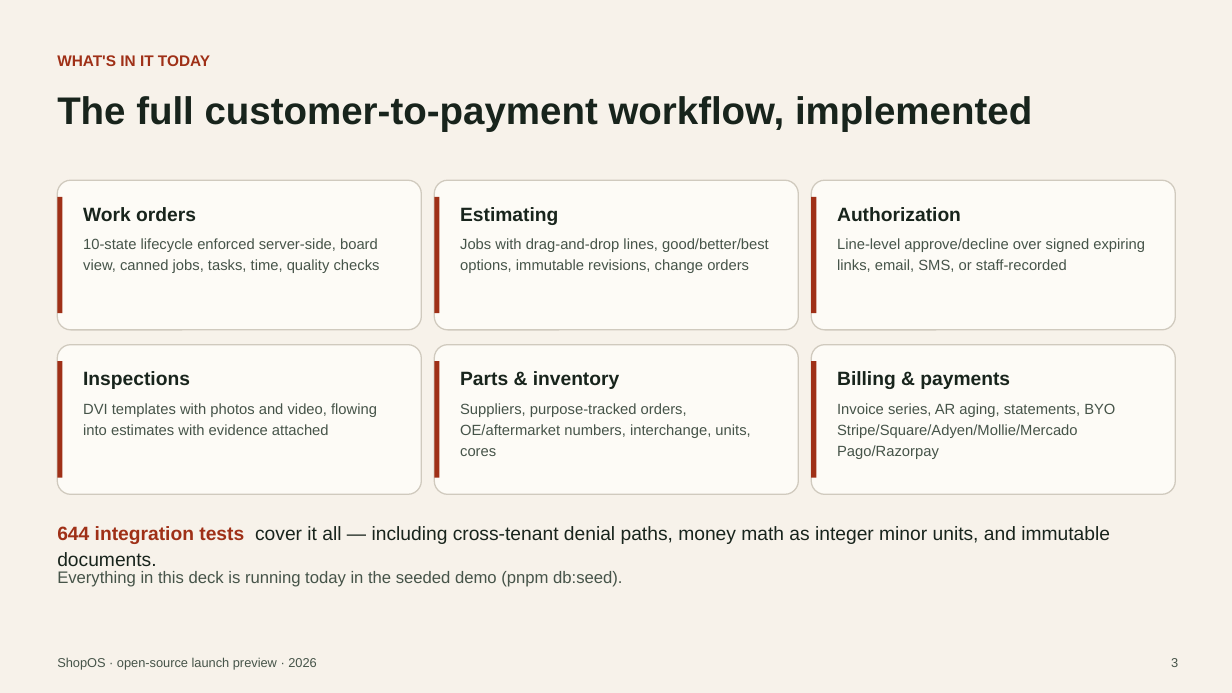
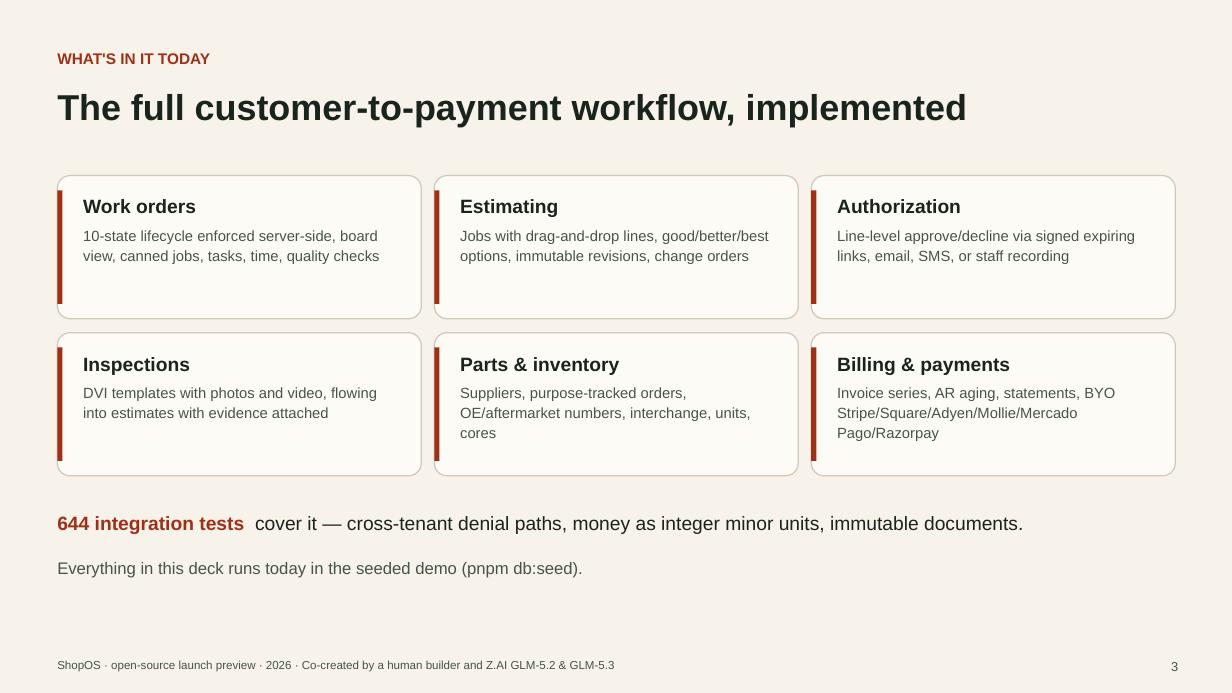
Before and after one commit to JayQuattro/ShopOS, a slide deck: slide 3 of docs/ShopOS-launch-deck.pptx. Drawn at 1232x693 pixels with LibreOffice and Linux fonts; fonts in the diff are those of the drawing. Boxes give left, top, right and bottom in pixels: in the first picture for what was removed or moved away, otherwise in the second. Text is boxed around its words. In the diff, an @@ line names an element or a change of style, - is before the commit and + after.

Commit message:
Expand launch deck to full 22-slide walkthrough
Covers the whole docs set: vision, features (lifecycle, estimating,
authorization, DVI, parts, billing, international, beyond-the-bay),
platform and architecture (27 modules, 18 ADRs), connectors, a themes
slide rendered from the real warm/light/dark/dusk OKLCH tokens with the
customization surface and roadmap, near-term and big-bet roadmap slides,
deployment, quickstart, and the feedback ask. Adds co-creation
attribution (human + Z.AI GLM-5.2 & 5.3) to the title, footers, and
closing slide.

```diff
--- a/docs/ShopOS-launch-deck.pptx
+++ b/docs/ShopOS-launch-deck.pptx
@@ text "The full customer-to-payment workflow, implemented" at (57, 94, 967, 126): size 30 to 28 pt @@
@@ rounded rectangle: place and size @@
-rounded rectangle at (57, 180, 421, 330)
+rounded rectangle at (57, 176, 421, 319)
@@ rounded rectangle: place and size @@
-rounded rectangle at (434, 180, 799, 330)
+rounded rectangle at (434, 176, 799, 319)
@@ rounded rectangle: place and size @@
-rounded rectangle at (811, 180, 1176, 330)
+rounded rectangle at (811, 176, 1176, 319)
@@ 3 rectangles: place and size @@
-3 rectangles at (57, 197, 817, 313)
+3 rectangles at (57, 190, 817, 304)
@@ 5 texts: place and size @@
-5 texts at (83, 207, 961, 273)
+5 texts at (83, 199, 961, 264)
@@ text at (837, 230, 1135, 264): text changed @@
-Line-level approve/decline over signed expiring links, email, SMS, or staff-recorded
+Line-level approve/decline via signed expiring links, email, SMS, or staff recording
@@ rounded rectangle: place and size @@
-rounded rectangle at (57, 345, 421, 494)
+rounded rectangle at (57, 333, 421, 476)
@@ rectangle: place and size @@
-rectangle at (57, 361, 63, 478)
+rectangle at (57, 348, 63, 461)
@@ rounded rectangle: place and size @@
-rounded rectangle at (434, 345, 799, 494)
+rounded rectangle at (434, 333, 799, 476)
@@ rectangle: place and size @@
-rectangle at (434, 361, 440, 478)
+rectangle at (434, 348, 440, 461)
@@ rounded rectangle: place and size @@
-rounded rectangle at (811, 345, 1176, 494)
+rounded rectangle at (811, 333, 1176, 476)
@@ rectangle: place and size @@
-rectangle at (811, 361, 817, 478)
+rectangle at (811, 348, 817, 461)
@@ 3 texts: place and size @@
-3 texts at (83, 371, 1010, 389)
+3 texts at (83, 357, 1010, 375)
@@ text "DVI templates with photos and ...": place and size @@
-text "DVI templates with photos and ..." at (83, 403, 377, 435)
+text "DVI templates with photos and ..." at (83, 387, 377, 418)
@@ text "Suppliers, purpose-tracked orders, OE/aftermarket numbers, ...": place and size @@
-text "Suppliers, purpose-tracked orders, OE/aftermarket numbers, ..." at (460, 403, 750, 456)
+text "Suppliers, purpose-tracked orders, OE/aftermarket numbers, ..." at (460, 387, 750, 438)
@@ line spacing 1.18 to 1.15 in 5 elements at (83, 230, 380, 264), (460, 230, 769, 264), (83, 387, 377, 418), (460, 387, 750, 438), (837, 387, 1115, 441) @@
@@ text "Invoice series, AR aging, statements, ...": place and size @@
-text "Invoice series, AR aging, statements, ..." at (837, 403, 1115, 459)
+text "Invoice series, AR aging, statements, ..." at (837, 387, 1115, 441)
@@ text at (57, 516, 1023, 534): text changed @@
-644 integration tests cover it all — including cross-tenant denial paths, money math as integer minor units, and immutable documents.
+644 integration tests cover it — cross-tenant denial paths, money as integer minor units, immutable documents.
@@ text at (57, 562, 582, 578): text changed @@
-Everything in this deck is running today in the seeded demo (pnpm db:seed).
+Everything in this deck runs today in the seeded demo (pnpm db:seed).
@@ text "3": place and size @@
-text "3" at (1171, 658, 1178, 667)
+text "3" at (1171, 662, 1178, 671)
@@ text at (57, 660, 615, 672): text changed; size 10 to 9 pt @@
-ShopOS · open-source launch preview · 2026
+ShopOS · open-source launch preview · 2026 · Co-created by a human builder and Z.AI GLM-5.2 & GLM-5.3
```
Also in this commit, not shown: 10 other slides changed, 11 slides added, 1 slide removed.
